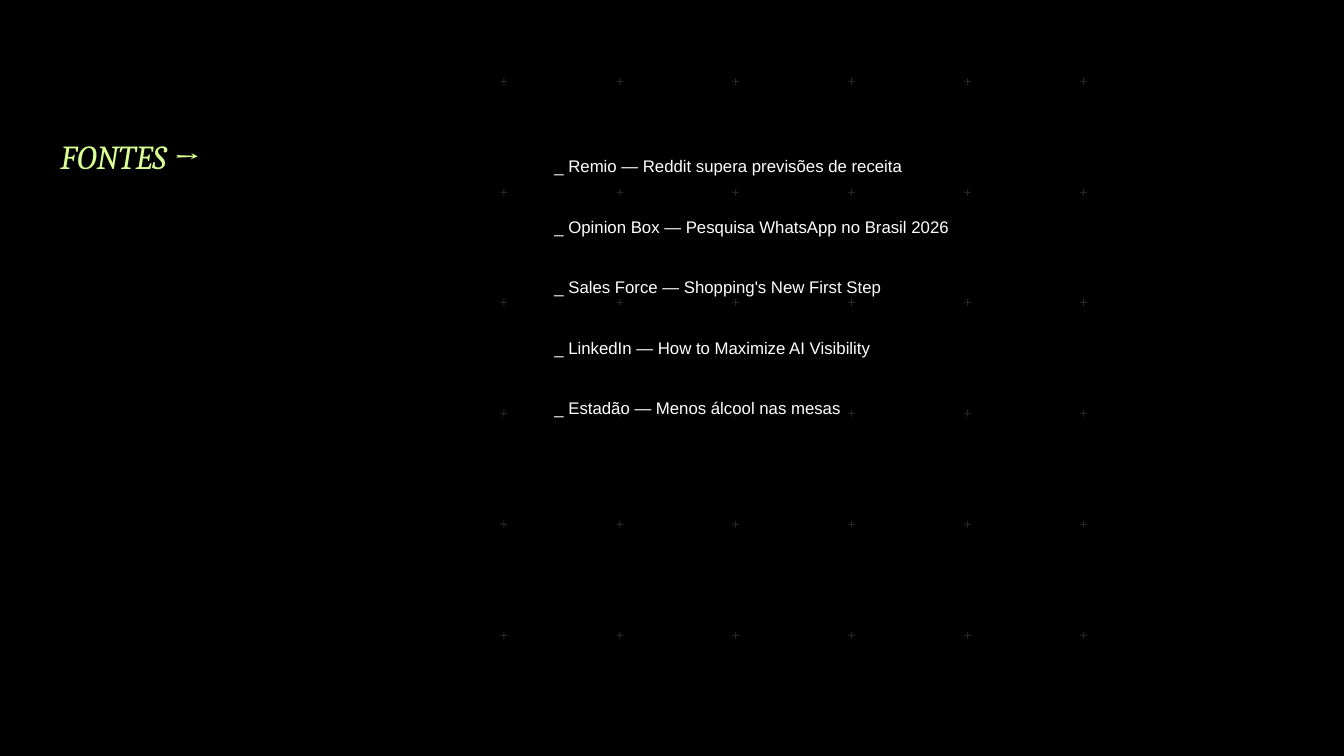
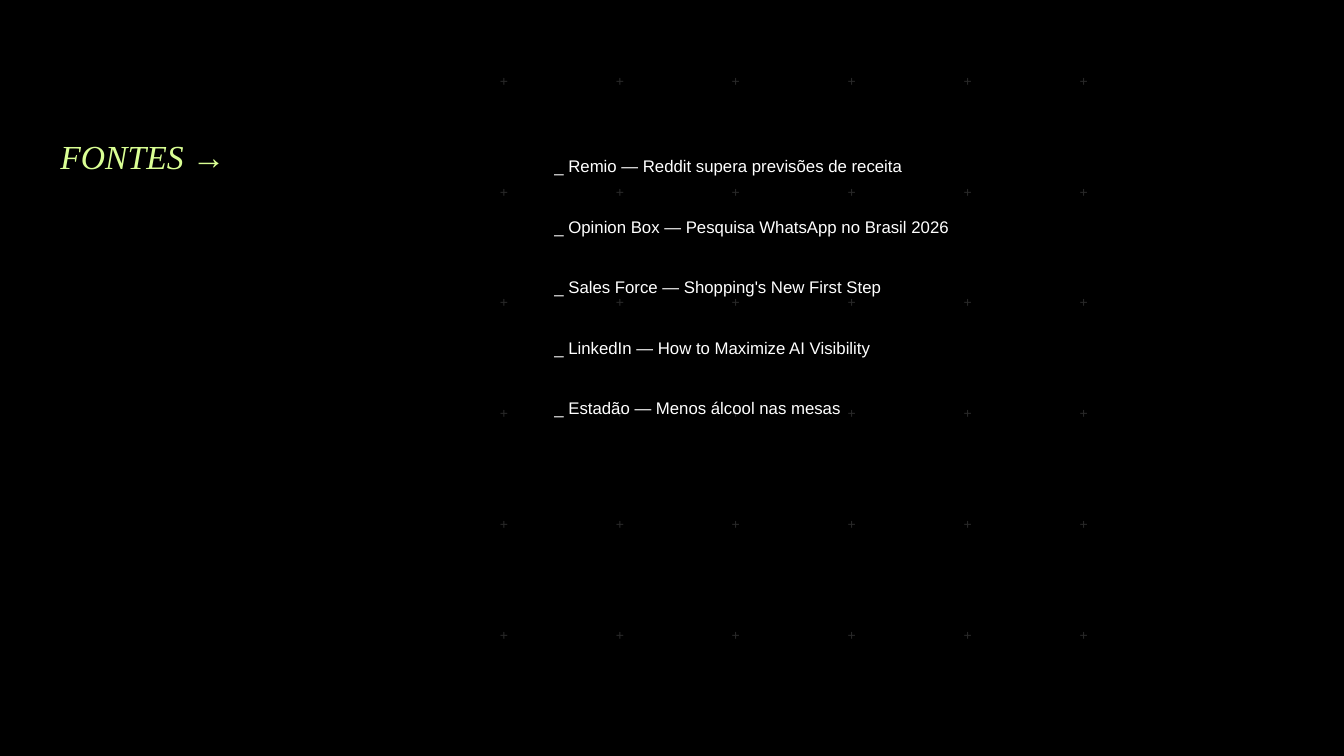
Before and after one commit to BiancaSchwanke/data-manipulation-exercises, a slide deck: slide 9 of entregas-agosto26/material-cliente-agosto26.pptx. Drawn at 1344x756 pixels with LibreOffice and Linux fonts; fonts in the diff are those of the drawing. Boxes give left, top, right and bottom in pixels: in the first picture for what was removed or moved away, otherwise in the second. Text is boxed around its words. In the diff, an @@ line names an element or a change of style, - is before the commit and + after.

```diff
--- a/entregas-agosto26/material-cliente-agosto26.pptx
+++ b/entregas-agosto26/material-cliente-agosto26.pptx
@@ text "FONTES →" at (60, 146, 183, 170): font Cambria to Times New Roman @@
```
Also in this commit, not shown: 9 other slides changed, 4 other files.
